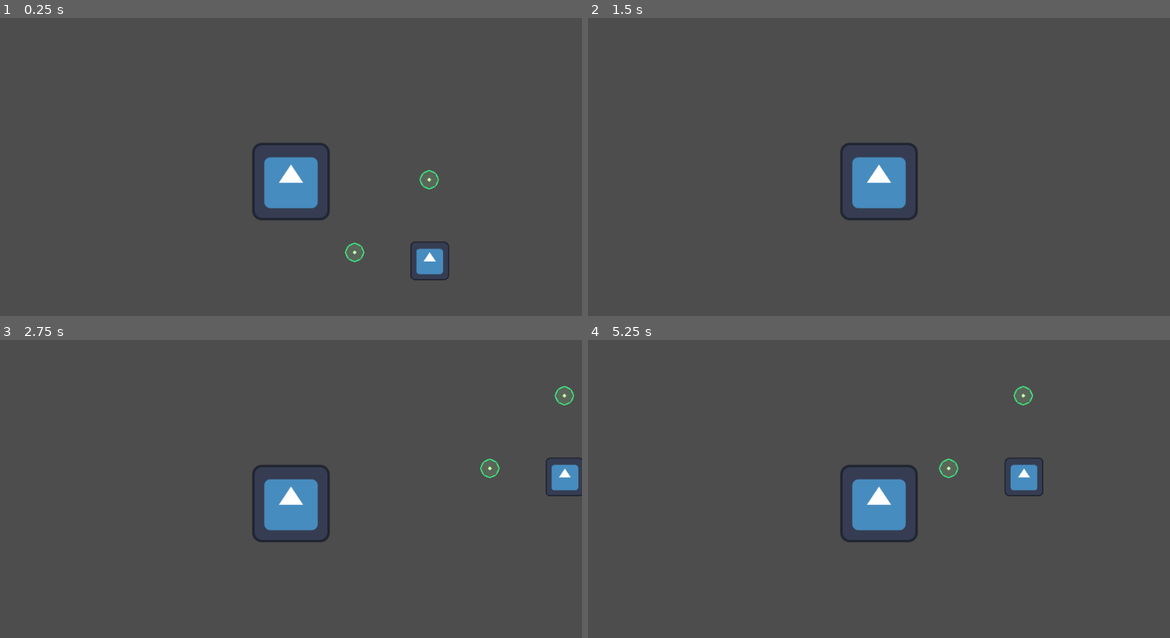
Above: before the commit, frames 1-4 (two rows, left to right).
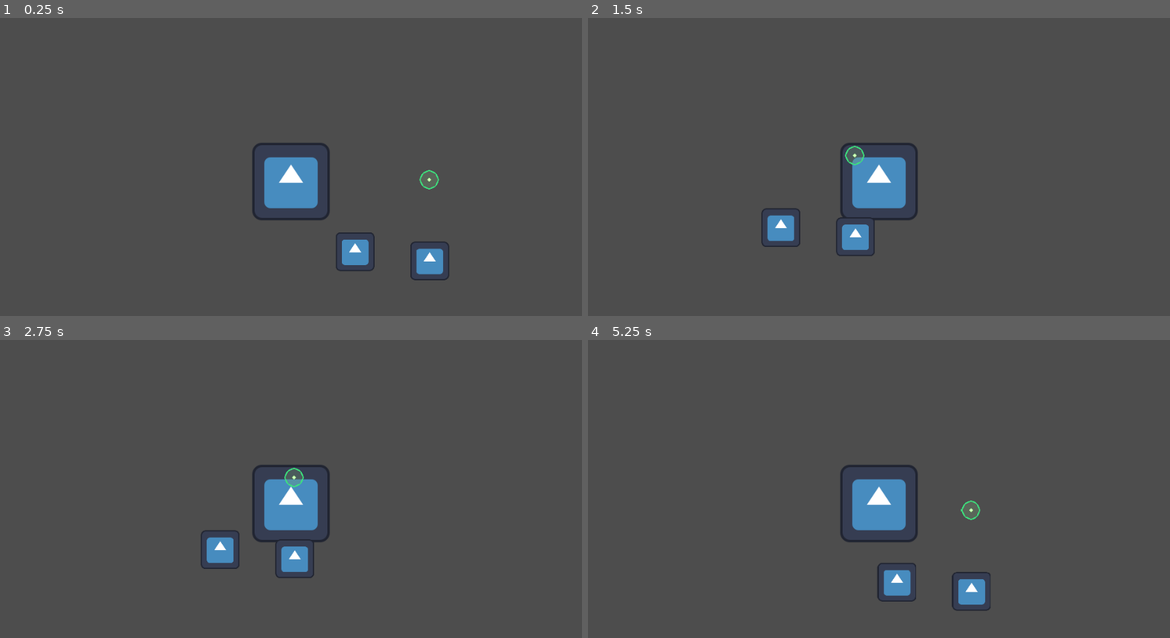
Above: after the commit, the same moments.

Repository: luminous-sky/2026-Fall-Game-Jam
Game: Godot game, scene res://test_world/test_map.tscn
The game is run twice, just before and just after one commit, with the same random seed, the same clock (stepped at 60 frames per second) and the same inputs. The engine's default icon, where the game draws it, is replaced by a stand-in: a white triangle on a blue panel in a dark square.
Inputs:
- Up to frame 1 (0.25 s): no input
- Up to frame 2 (1.5 s): hold Right (move_right) from 0.53 s (still down); tap X (dash) at 0.6 s; tap C (jump) at 0.77 s; tap Z (interact) at 1.35 s
- Up to frame 3 (2.75 s): tap C (jump) at 1.52 s; release Right (move_right) at 2.03 s; hold Left (move_left) from 2.03 s (still down); tap X (dash) at 2.1 s
- Up to frame 4 (5.25 s): release Left (move_left) at 2.78 s; hold Right (move_right) 2.78-4.28 s; tap Z (interact) at 2.85, 4.35 s; tap C (jump) at 3.02, 3.77, 4.52 s; tap X (dash) at 3.6, 5.1 s; hold Left (move_left) 4.28-5.03 s; hold Right (move_right) from 5.03 s (still down)

The runs differ from the first frame. In frame 1, 0.5% of the frame differs, in the area x 57-65%, y 71-85%; in frame 2, 1.2%; in frame 3, 2.0%; in frame 4, 2.0%, in the area x 49-79%, y 15-91%.

Commit message:
Modify player respawn implementation
Reset the current scene as opposed to changing the player's position on
respawn, and use a variable to hold the lowest y-value to allow it to be
changed as needed.

Diff:
--- a/src/player/player.gd
+++ b/src/player/player.gd
@@ -1,7 +1,10 @@
 class_name Player
 extends CharacterBody2D
 
-const KILL_Y: float = 800.0
+## The lowest y-level that the player can go to before being respawned
+@export var kill_y: float = 800.0
+
+
 const SPEED: float = 300.0
 const JUMP_VELOCITY: float = -400.0
 
@@ -104,7 +107,7 @@
 
 	move_and_slide()
 
-	if global_position.y > KILL_Y:
+	if global_position.y > kill_y:
 		respawn()
 
 	# Reset launch velocity as needed
@@ -113,4 +116,4 @@
 
 
 func respawn() -> void:
-	global_position = spawn.global_position
+	get_tree().reload_current_scene()
--- a/src/test_world/test_map.tscn
+++ b/src/test_world/test_map.tscn
@@ -6,22 +6,21 @@
 [ext_resource type="PackedScene" uid="uid://cjlqupnnv4qfc" path="res://platforms/one_way_platform.tscn" id="4_gqw3d"]
 
 [sub_resource type="RectangleShape2D" id="RectangleShape2D_v8qbr"]
-size = Vector2(257, 123)
+size = Vector2(396, 123)
 
 [sub_resource type="RectangleShape2D" id="RectangleShape2D_2wa8a"]
 size = Vector2(64, 64)
 
 [node name="TestMap" type="Node2D" unique_id=1728188768]
 
-[node name="Player" parent="." unique_id=2083211313 node_paths=PackedStringArray("spawn") instance=ExtResource("1_b80w8")]
+[node name="Player" parent="." unique_id=2083211313 instance=ExtResource("1_b80w8")]
 position = Vector2(67, -196)
-spawn = NodePath("../spawn")
 
 [node name="Floor" type="StaticBody2D" parent="." unique_id=98453813]
 position = Vector2(173, 78)
 
 [node name="CollisionShape2D" type="CollisionShape2D" parent="Floor" unique_id=1943631440]
-position = Vector2(-159.5, 51.5)
+position = Vector2(26, -20)
 shape = SubResource("RectangleShape2D_v8qbr")
 
 [node name="Box" type="StaticBody2D" parent="." unique_id=2050364541]
@@ -34,11 +33,8 @@
 [node name="CollisionShape2D" type="CollisionShape2D" parent="Box" unique_id=1421053398]
 shape = SubResource("RectangleShape2D_2wa8a")
 
-[node name="OneWayPlatform" parent="." unique_id=331782779 instance=ExtResource("3_v8qbr")]
+[node name="OneWayPlatform" parent="." unique_id=1216003241 instance=ExtResource("4_gqw3d")]
 position = Vector2(172, -49)
-
-[node name="spawn" type="Marker2D" parent="." unique_id=2139864695]
-position = Vector2(2, 38)
 
 [node name="Orb" parent="." unique_id=272773964 instance=ExtResource("3_v8qbr")]
 position = Vector2(295, -169)
